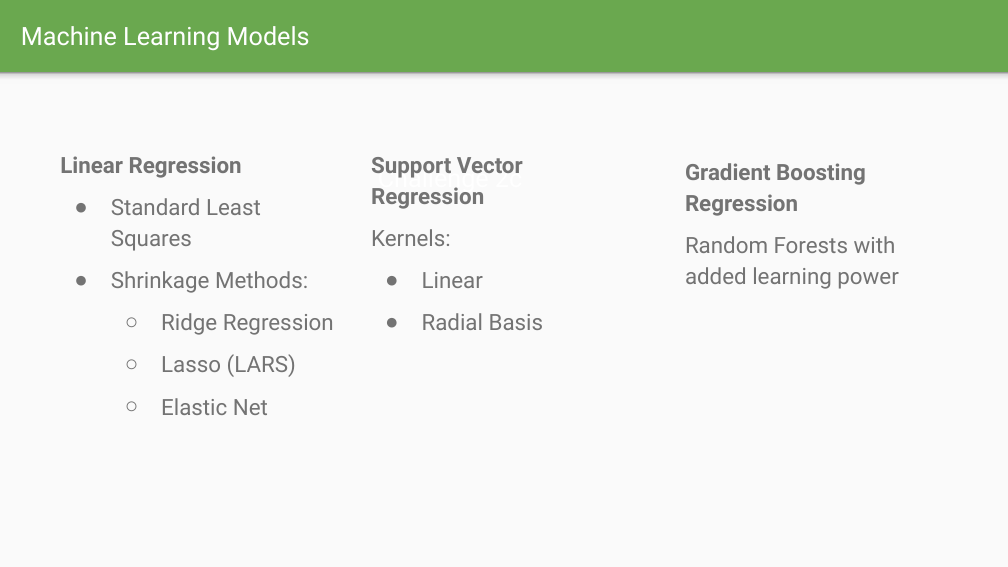
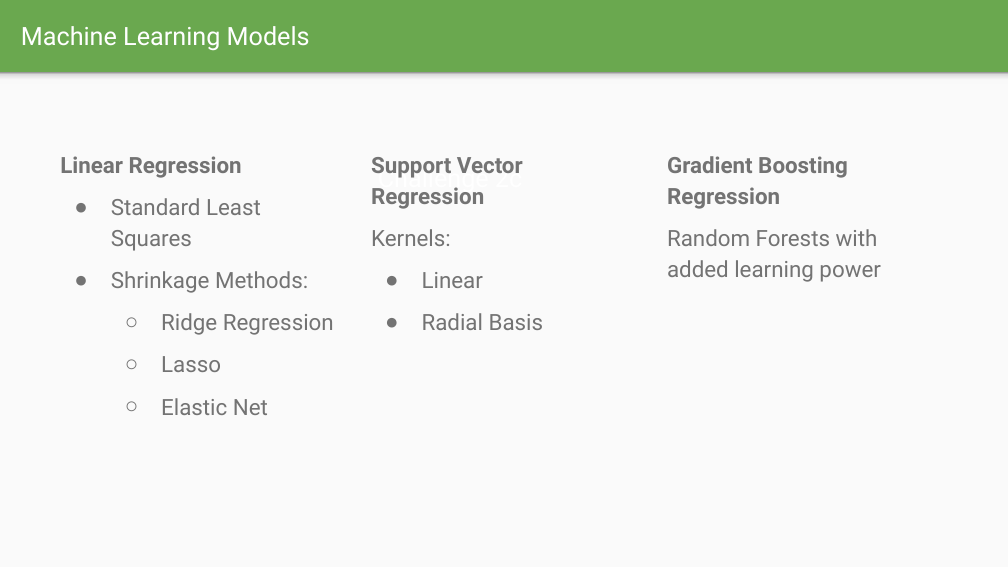
Before and after one commit to davidjwatts/portuguese_fires, a slide deck: slide 9 of Presentation.pptx. Drawn at 1008x567 pixels with LibreOffice and Linux fonts; fonts in the diff are those of the drawing. Boxes give left, top, right and bottom in pixels: in the first picture for what was removed or moved away, otherwise in the second. Text is boxed around its words. In the diff, an @@ line names an element or a change of style, - is before the commit and + after.

```diff
--- a/Presentation.pptx
+++ b/Presentation.pptx
@@ text "Gradient Boosting Regression": place and size @@
-text "Gradient Boosting Regression" at <box>685,163,898,289</box>
+text "Gradient Boosting Regression" at <box>667,156,880,282</box>
@@ text at <box>161,356,221,372</box>: text changed @@
-  ○ Lasso (LARS)
+  ○ Lasso
```
Also in this commit, not shown: 4 other slides changed, 7 other files.
